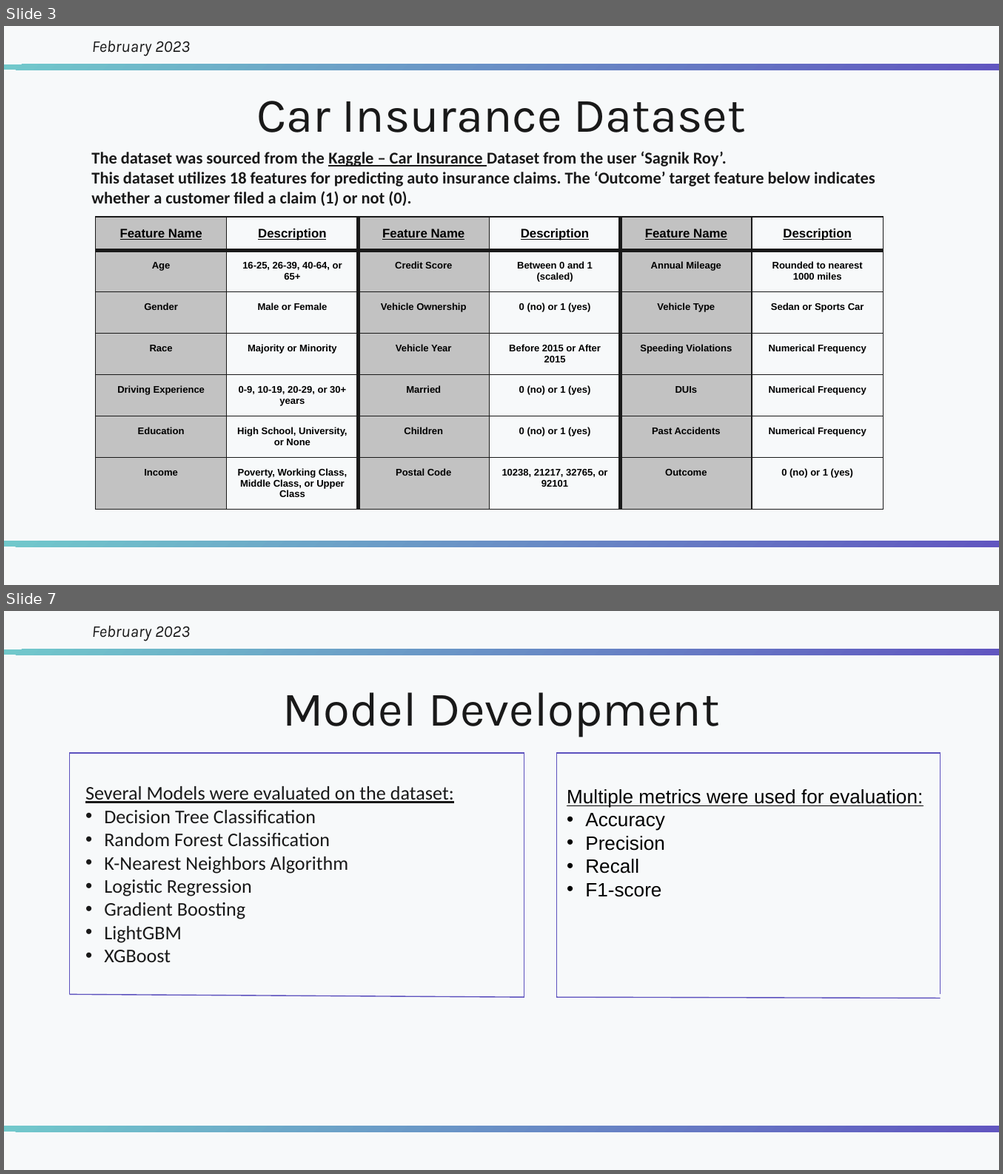
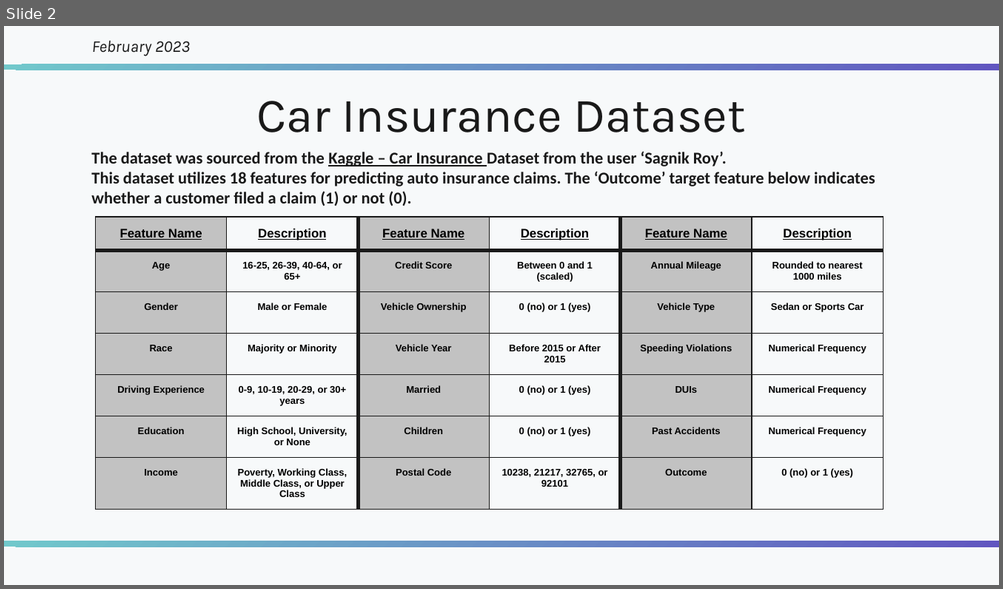
Before and after one commit to Numann-Malik/Auto-Insurance-Claims, a slide deck: Car Insurance - Numann Malik.pptx. Shown one above the other, each under a label of ours: slides 3 and 7 before the commit, slide 2 after it; the slides between them are not shown. The pictures are 1003x1174 and 1003x589 pixels, drawn with LibreOffice and Linux fonts; fonts in the diff are those of the drawing. Boxes give left, top, right and bottom in pixels: in the first picture for what was removed or moved away, otherwise in the second. Text is boxed around its words. In the diff, an @@ line names an element or a change of style, - is before the commit and + after.

```diff
--- a/Car Insurance - Numann Malik.pptx
+++ b/Car Insurance - Numann Malik.pptx
@@ slide 7 removed at [4,611,999,1170], background #F7F9FA; not listed: 2 template elements that a slide beside it also shows @@
@@ title removed at [92,625,190,641] @@
-February 2023
@@ title removed at [282,692,720,738] @@
-Model Development
@@ line removed from (70, 753) to (524, 753) @@
@@ line removed from (70, 995) to (70, 753) @@
@@ line removed from (524, 753) to (524, 999) @@
@@ line removed from (556, 753) to (556, 999) @@
@@ line removed from (556, 753) to (940, 753) @@
@@ line removed from (940, 995) to (940, 753) @@
@@ subtitle removed at [85,786,454,963] @@
-Several Models were evaluated on the dataset:
-• Decision Tree Classification
-• Random Forest Classification
-• K-Nearest Neighbors Algorithm
-• Logistic Regression
-• Gradient Boosting
-• LightGBM
-• XGBoost
@@ text removed at [566,789,923,897] @@
-Multiple metrics were used for evaluation:
-• Accuracy
-• Precision
-• Recall
-• F1-score
@@ line removed from (70, 995) to (524, 998) @@
@@ line removed from (556, 998) to (940, 999) @@
@@ what was slide 3 is now slide 2 @@
```
Also in this commit, not shown: 4 slides changed, 1 slide added, 2 other slides removed, 2 other files.
